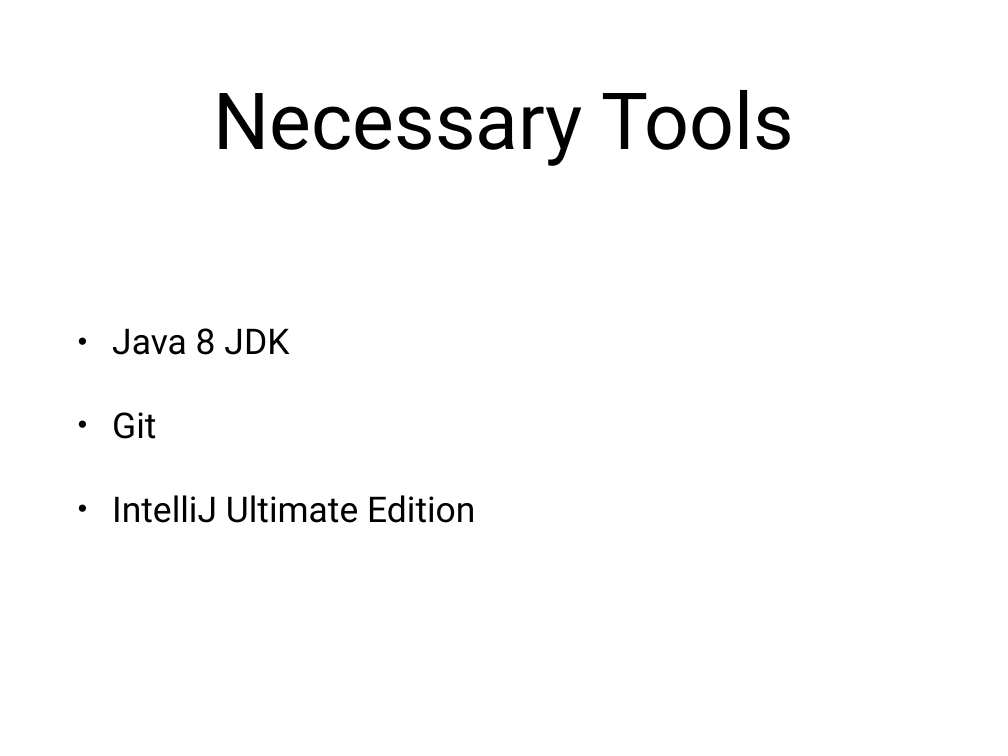
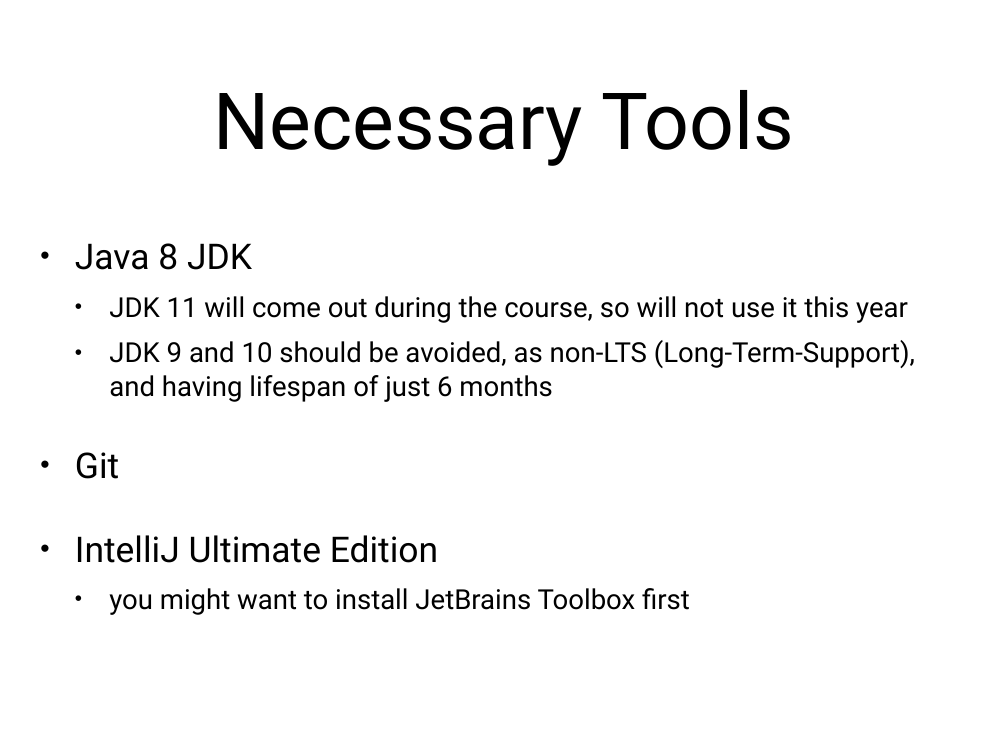
Before and after one commit to arcuri82/algorithms, a slide deck: slide 13 of docs/slides/01/01_intro.pptx. Drawn at 1008x756 pixels with LibreOffice and Linux fonts; fonts in the diff are those of the drawing. Boxes give left, top, right and bottom in pixels: in the first picture for what was removed or moved away, otherwise in the second. Text is boxed around its words. In the diff, an @@ line names an element or a change of style, - is before the commit and + after.

```diff
--- a/docs/slides/01/01_intro.pptx
+++ b/docs/slides/01/01_intro.pptx
@@ text "Java 8 JDK": place and size @@
-text "Java 8 JDK" at [112, 328, 475, 523]
+text "Java 8 JDK" at [75, 243, 915, 615]
@@ text at [109, 296, 915, 402]: paragraphs added @@
+  • JDK 11 will come out during the course, so will not use it this year
+  • JDK 9 and 10 should be avoided, as non-LTS (Long-Term-Support), and having lifespan of just 6 months
@@ text at [109, 588, 690, 615]: paragraph added @@
+  • you might want to install JetBrains Toolbox first
```
Also in this commit, not shown: 3 other files.
